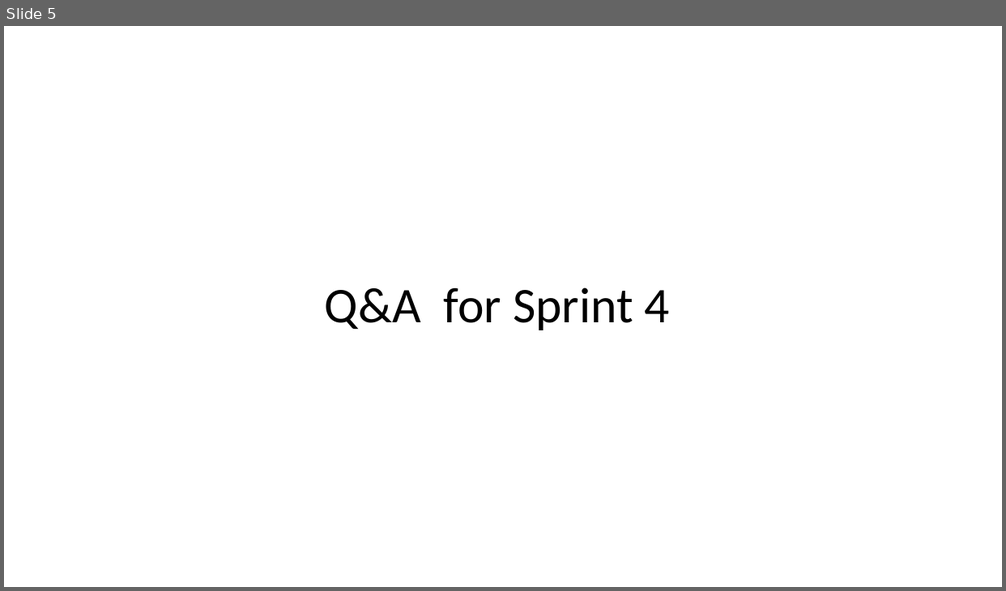
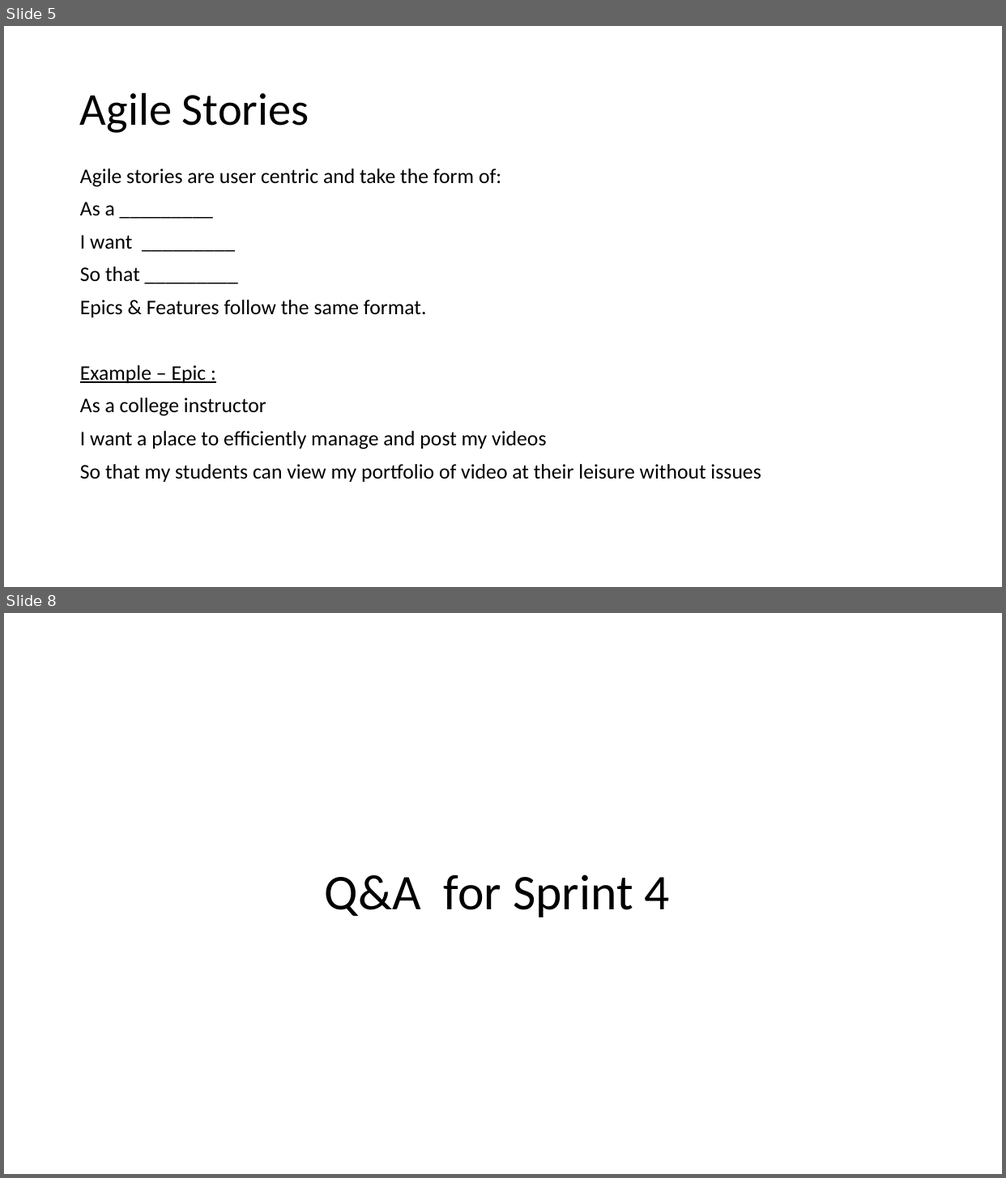
Before and after one commit to EricJPogue/CPSC-24500, a slide deck: lecture-slides/2020-03-03-oop.pptx. Shown one above the other, each under a label of ours: slide 5 before the commit, slides 5 and 8 after it; the slides between them are not shown. The pictures are 1006x591 and 1006x1178 pixels, drawn with LibreOffice and Linux fonts; fonts in the diff are those of the drawing. Boxes give left, top, right and bottom in pixels: in the first picture for what was removed or moved away, otherwise in the second. Text is boxed around its words. In the diff, an @@ line names an element or a change of style, - is before the commit and + after.

```diff
--- a/lecture-slides/2020-03-03-oop.pptx
+++ b/lecture-slides/2020-03-03-oop.pptx
@@ slide 5 added at (4,26,1002,587), background #FFFFFF @@
@@ title added at (80,92,309,133), 44 pt, text #000000 @@
+Agile Stories
@@ text added at (80,169,761,482), 20 pt, text #000000 @@
+Agile stories are user centric and take the form of:
+As a _________
+I want _________
+So that _________
+Epics & Features follow the same format.
+Example – Epic :
+As a college instructor
+I want a place to efficiently manage and post my videos
+So that my students can view my portfolio of video at their leisure without issues
@@ what was slide 5 is now slide 8 @@
```
Also in this commit, not shown: 5 slides changed, 2 other slides added.
